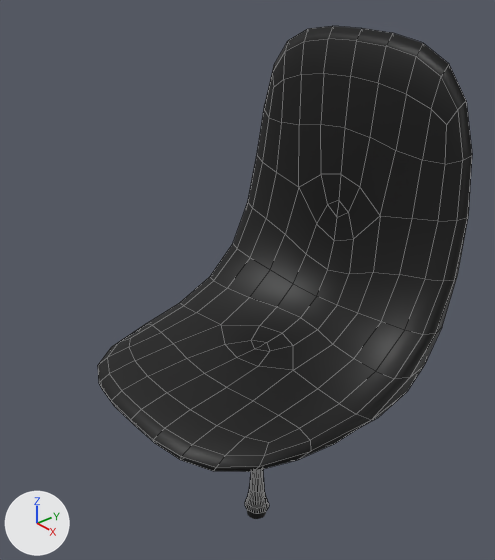
Before and after pictures for a commit that changed the Blender file models/Final/Office chair/OfficeChair.blend.
Both versions are drawn from a 50 mm lens placed at (4.66, -3.94, 3.98), pointed at (-0.05, 0.0, 0.97). The axes (+X, +Y, +Z) are drawn at lower left. The lights are the same throughout. Mesh edges are drawn as thin lines on the coarser meshes.

Objects in the first picture: 'Chair'.
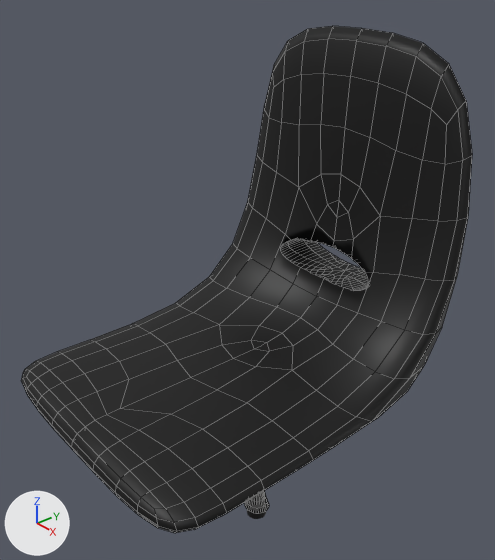
Edits to the scene script, one JSON object a line:
```json
{"block": "me_cube", "where": "me_cube.from_pydata(...)  # 32 vertices, 20 faces; spans x 0.0..1.0, y -1.0..1.0, z -11.7..19.7"}
{"block": "me_cube", "where": "# used by ob_chair; location = (0.0, 0.0, 0.0); scale = (1.56, 1.56, 0.172)"}
{"block": "me_cube", "where": "# verts and faces of me_cube; kept vertices keep their numbers, new ones are numbered from 32"}
{"block": "me_cube", "where": "# before: 1 (1.0, -1.0, -1.0), 2 (0.0, -1.0, -1.0), 5 (1.0, -1.0, 1.0), 6 (0.0, -1.0, 1.0)"}
{"block": "me_cube", "change": "me_cube part 1"}
{"op": "add", "block": "me_cube", "code": "delete_faces([(1, 5, 6, 2)])"}
{"op": "add", "block": "me_cube", "code": "for new, old in zip([*range(32, 36)], [1, 2, 5, 6]): verts[new] = verts[old] + (0.0, -0.3, 0.0)"}
{"op": "add", "block": "me_cube", "code": "faces += [(1, 32, 33, 2), (32, 34, 35, 33), (5, 6, 35, 34), (1, 5, 34, 32)]  # smooth"}
{"op": "add", "block": "me_cube", "code": "faces += [(2, 33, 35, 6)]"}
{"op": "add", "block": "me_sphere", "code": ["me_sphere = bpy.data.meshes.new('Sphere')", "me_sphere.from_pydata(...)  # 37 vertices, 32 faces; spans x 0.0..1.0, y -1.0..1.0, z -1.0..1.0", "me_sphere.polygons.foreach_set('use_smooth', [True] * 32)"]}
{"block": "ob_chair", "where": "_m = ob_chair.modifiers.new('Subsurf', 'SUBSURF')"}
{"op": "set", "path": "_m.render_levels", "old": "4", "new": "6"}
{"op": "add", "block": "ob_chair", "code": "_m = ob_chair.modifiers.new('Boolean', 'BOOLEAN')"}
{"op": "add", "block": "ob_chair", "code": "_m.object = ob_sphere"}
{"op": "add", "block": "ob_chair", "code": "_m.solver = 'FLOAT'"}
{"op": "add", "block": "ob_sphere", "code": ["ob_sphere = bpy.data.objects.new('Sphere', me_sphere)", "ob_sphere.location = (0.0, 1.389, 0.847)", "ob_sphere.scale = (0.774, 1.53, 0.179)", "_m = ob_sphere.modifiers.new('Mirror', 'MIRROR')", "_m = ob_sphere.modifiers.new('Subsurf', 'SUBSURF')", "_m.levels = 3", "_m.render_levels = 4", "ob_sphere.hide_set(True)  # its collection is switched off"]}
```

Pixel boxes [x1, y1, x2, y2] of what changed, in the pictures (495 x 560 px):
```json
{"object": "Chair", "change": "reshaped, modifiers changed", "before": [98, 26, 472, 513], "after": [21, 26, 472, 533], "on screen": "21% wider"}
{"part": 1, "of": "me_cube", "change": "built on", "before": [98, 338, 269, 472], "after": [21, 340, 265, 533]}
```
